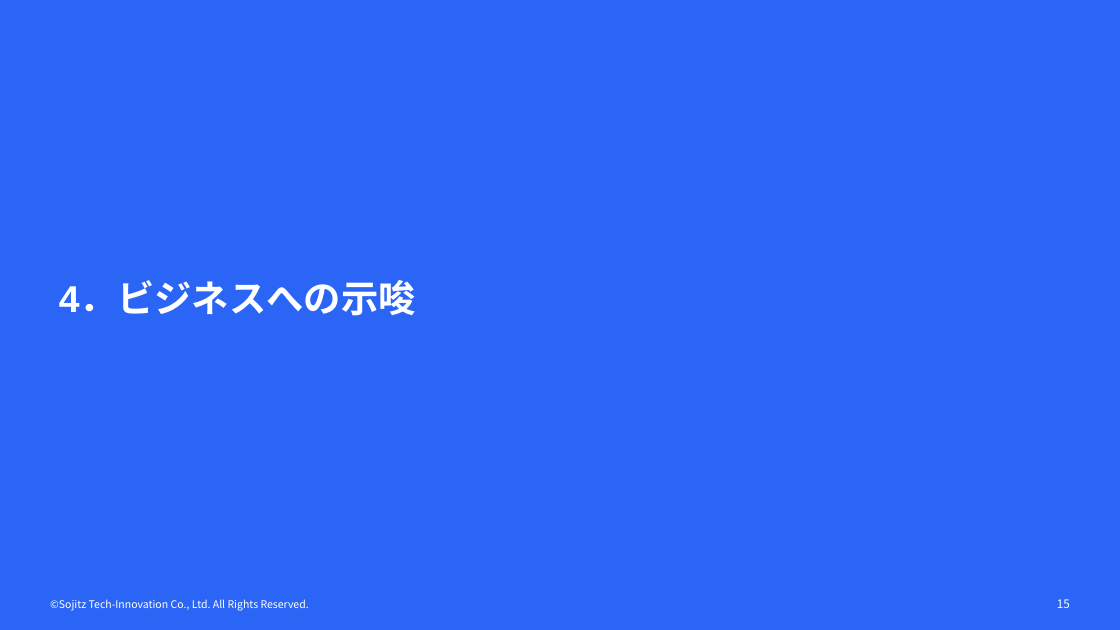
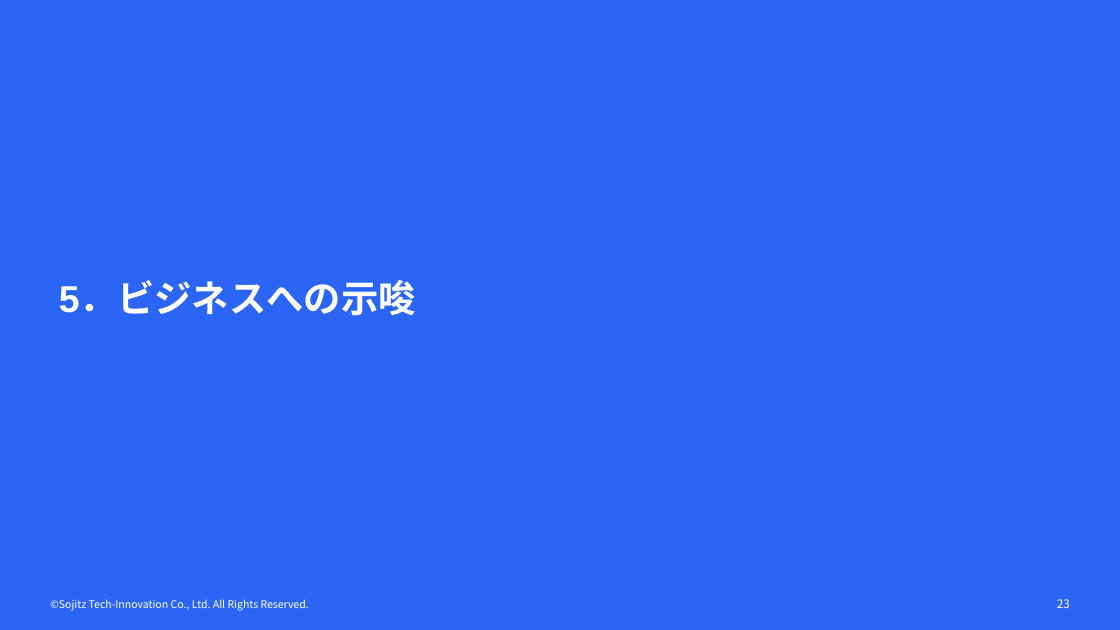
Before and after one commit to yktashiro2/aap, a slide deck: slide 23 of docs/フィジカルAI勉強会.pptx (slide 15 before the commit). Drawn at 1120x630 pixels with LibreOffice and Linux fonts; fonts in the diff are those of the drawing; background and template pictures are left out. Boxes give left, top, right and bottom in pixels: in the first picture for what was removed or moved away, otherwise in the second. Text is boxed around its words. In the diff, an @@ line names an element or a change of style, - is before the commit and + after.

```diff
--- a/docs/フィジカルAI勉強会.pptx
+++ b/docs/フィジカルAI勉強会.pptx
@@ title at (x1=59, y1=283, x2=416, y2=316): text changed @@
-4．ビジネスへの示唆
+5．ビジネスへの示唆
@@ page number at (x1=1057, y1=599, x2=1070, y2=608): text changed @@
-15
+23
```
Also in this commit, not shown: 6 other slides changed, 10 slides added.
